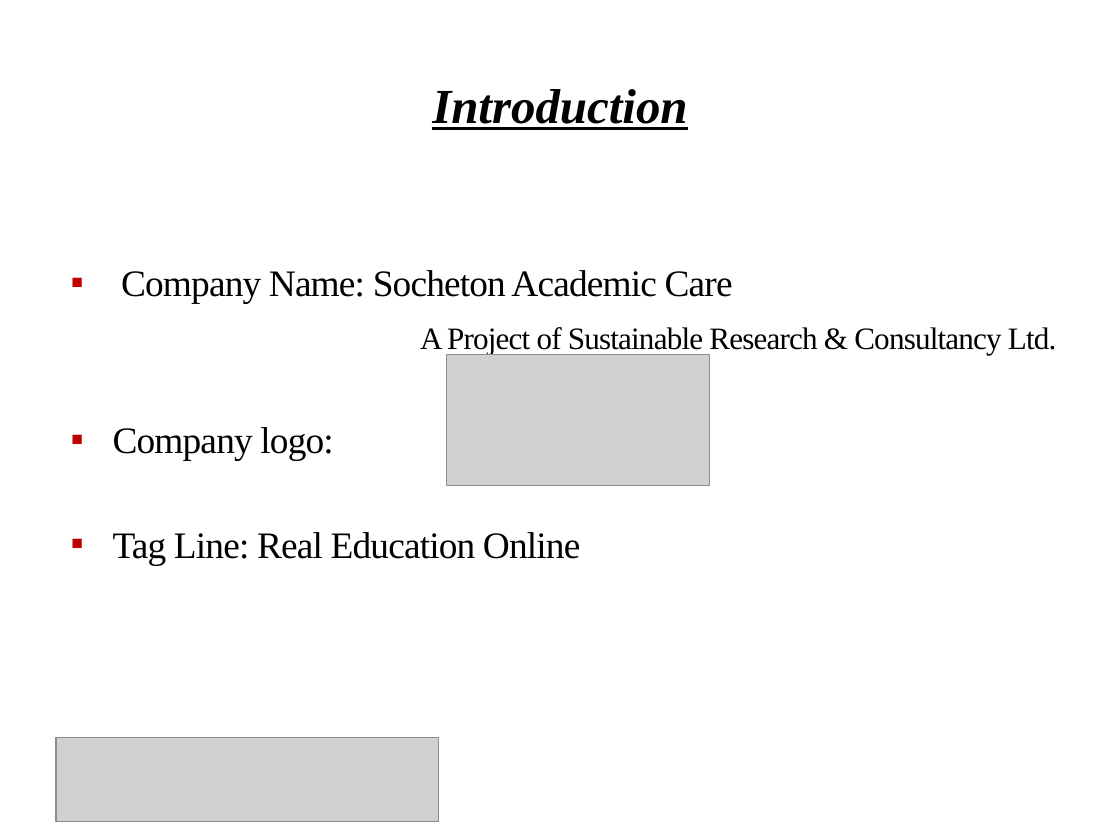
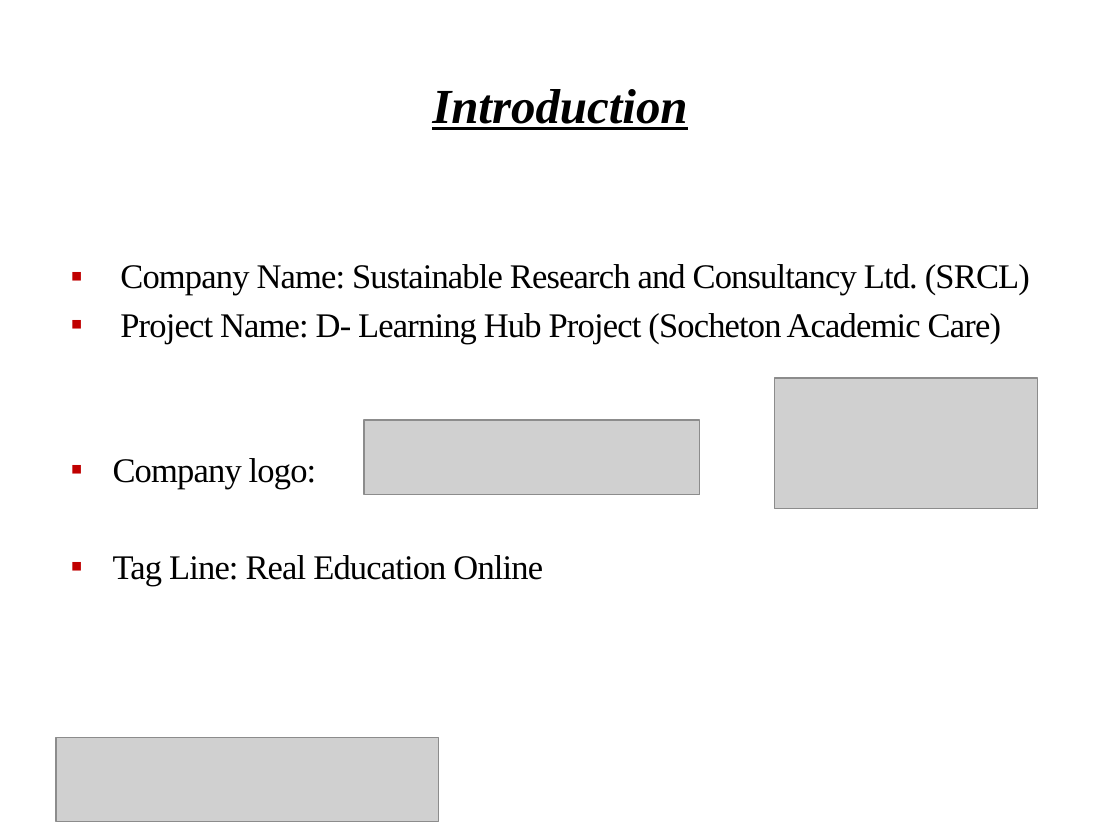
Before and after one commit to Shuvoneel/SRCL, a slide deck: slide 2 of Socheton/Startup_Socheton.pptx. Drawn at 1120x840 pixels with LibreOffice and Linux fonts; fonts in the diff are those of the drawing; grey boxes stand for pictures; background and template pictures are left out. Boxes give left, top, right and bottom in pixels: in the first picture for what was removed or moved away, otherwise in the second. Text is boxed around its words. In the diff, an @@ line names an element or a change of style, - is before the commit and + after.

```diff
--- a/Socheton/Startup_Socheton.pptx
+++ b/Socheton/Startup_Socheton.pptx
@@ text at (120,264,1030,344): text changed; size 20 to 22.2 pt @@
-▪ Company Name: Socheton Academic Care
-A Project of Sustainable Research & Consultancy Ltd.
+▪ Company Name: Sustainable Research and Consultancy Ltd. (SRCL)
+▪ Project Name: D- Learning Hub Project (Socheton Academic Care)
@@ picture: place and size @@
-picture at (446,355,709,486)
+picture at (775,379,1038,510)
@@ picture added at (364,420,700,495) @@
@@ text at (113,458,543,585): size 24 to 22.2 pt in "Company logo:", "Tag Line: Real Education Online" @@
```
Also in this commit, not shown: 8 other slides changed, 21 slides added, 5 slides removed, 5 other files.
